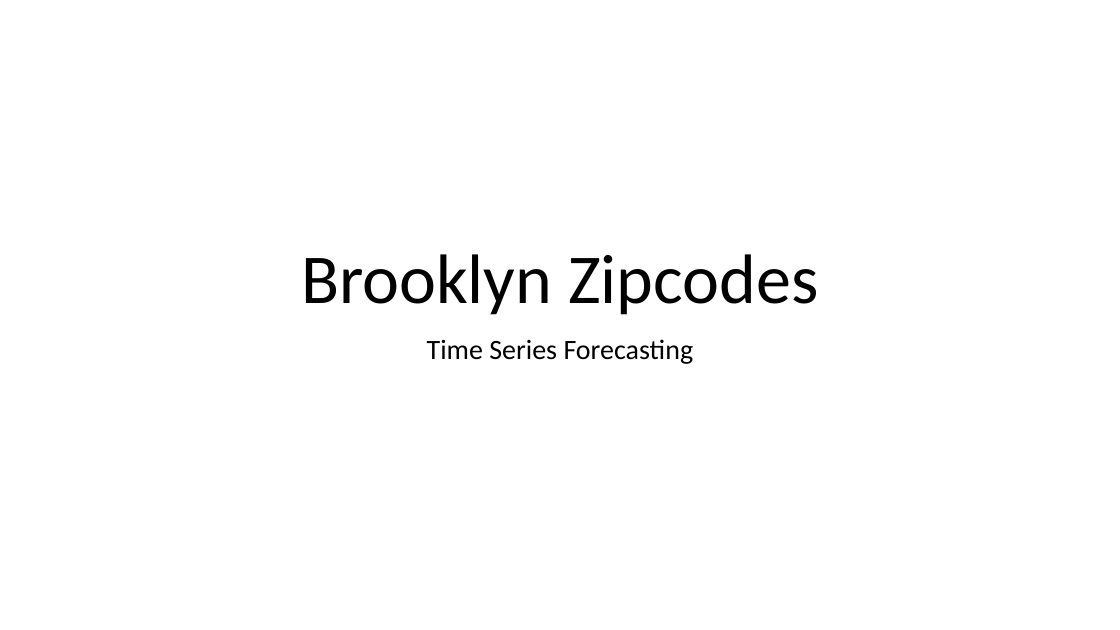
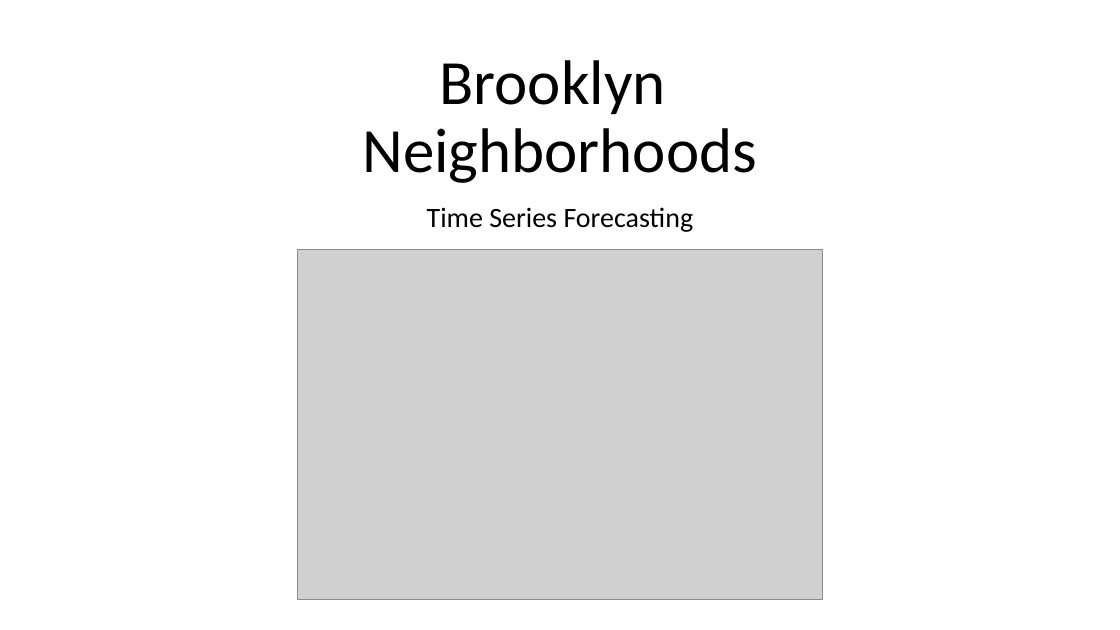
Before and after one commit to davidrtorres/Model-4-Brooklyn-Real-Estate-Investment, a slide deck: slide 1 of zillow_ts.pptx. Drawn at 1120x630 pixels with LibreOffice and Linux fonts; fonts in the diff are those of the drawing; grey boxes stand for pictures. Boxes give left, top, right and bottom in pixels: in the first picture for what was removed or moved away, otherwise in the second. Text is boxed around its words. In the diff, an @@ line names an element or a change of style, - is before the commit and + after.

```diff
--- a/zillow_ts.pptx
+++ b/zillow_ts.pptx
@@ title at (x1=363, y1=60, x2=757, y2=183): text changed; size 60 to 54 pt @@
-Brooklyn Zipcodes
+Brooklyn
+Neighborhoods
@@ subtitle "Time Series Forecasting" moved from (x1=427, y1=339, x2=694, y2=364) to (x1=427, y1=207, x2=694, y2=232) @@
@@ subtitle "Time Series Forecasting" at (x1=427, y1=207, x2=694, y2=232): line spacing 0.9 to 0.8 @@
@@ picture added at (x1=297, y1=250, x2=823, y2=600) @@
```
Also in this commit, not shown: 3 other slides changed, 2 slides added, 1 other file.
